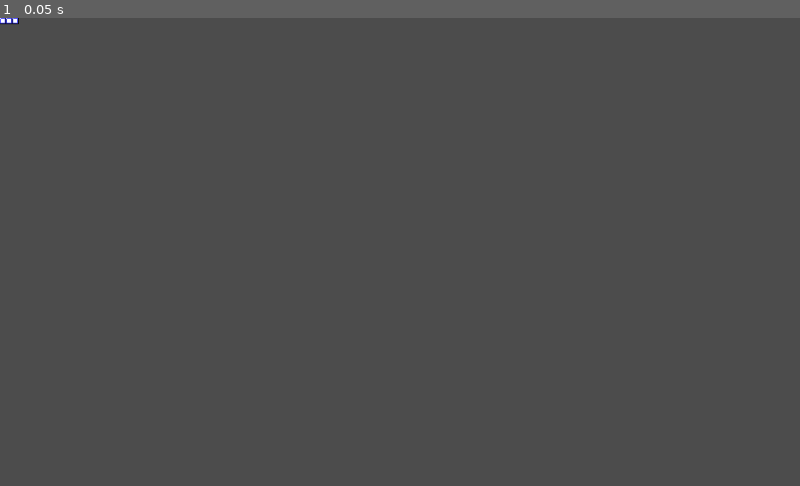
Above: before the commit, frame 1.
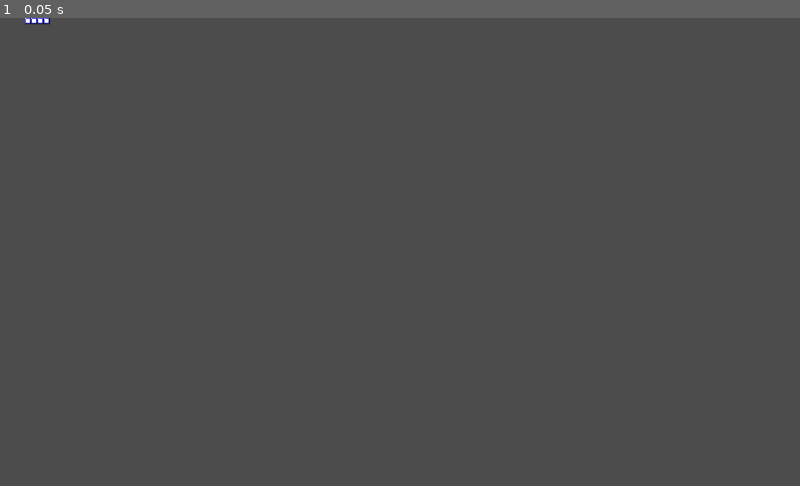
Above: after the commit, the same moment.

Repository: rnewton5/NES-Tetris
Game: Godot game, scene res://scenes/play_field.tscn
Same seed, same stepped clock (60 frames per second), same inputs: the game is played once before the commit and once after it.
Inputs:
- Up to frame 1 (0.05 s): no input

The runs differ from the first frame. In frame 1, less than 0.1% of the frame differs, in the area x 0-7%, y 0-2%.

Commit message:
Update how pieces appear when dropped

Diff:
--- a/scenes/play_field.gd
+++ b/scenes/play_field.gd
@@ -4,14 +4,18 @@
 export var width := 10
 export var height := 20
 
-onready var _board_state := []
+var _board_state := []
+var _active_tetromino: Tetromino = null
+var _active_tetromino_x := 0
+var _active_tetromino_y := 0
+
+enum { OCCUPIED, FREE }
 
 
 func _ready() -> void:
 	randomize()
 	reset_board_state()
-	add_child(_get_random_tetromino())
-	pass
+	drop_tetromino(_get_random_tetromino())
 
 
 func reset_board_state():
@@ -20,8 +24,21 @@
 		var row := []
 		_board_state.append(row)
 		for _j in range(width):
-			row.append(false)
+			row.append(FREE)
 
 
-func _get_random_tetromino():
+func drop_tetromino(tetromino: Tetromino) -> void:
+	_active_tetromino = tetromino
+	_active_tetromino_x = (width / 2.0) as int
+	_active_tetromino_y = 0
+	add_child(tetromino)
+	_reposition_active()
+
+
+func _reposition_active() -> void:
+	_active_tetromino.position.x = _active_tetromino_x * block_size
+	_active_tetromino.position.y = _active_tetromino_y * block_size
+
+
+func _get_random_tetromino() -> Tetromino:
 	return TetrominoFactory.get_random()
